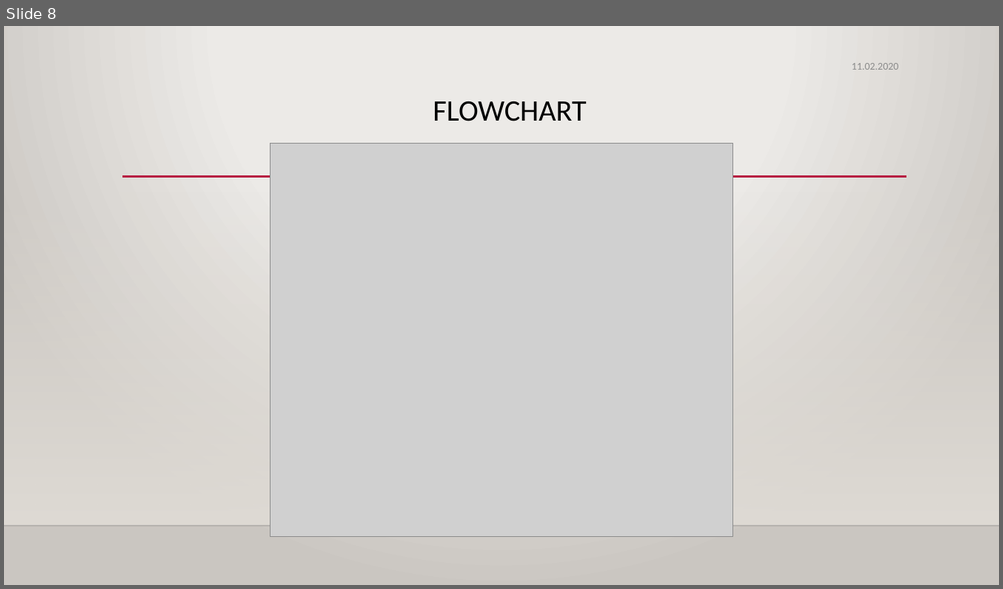
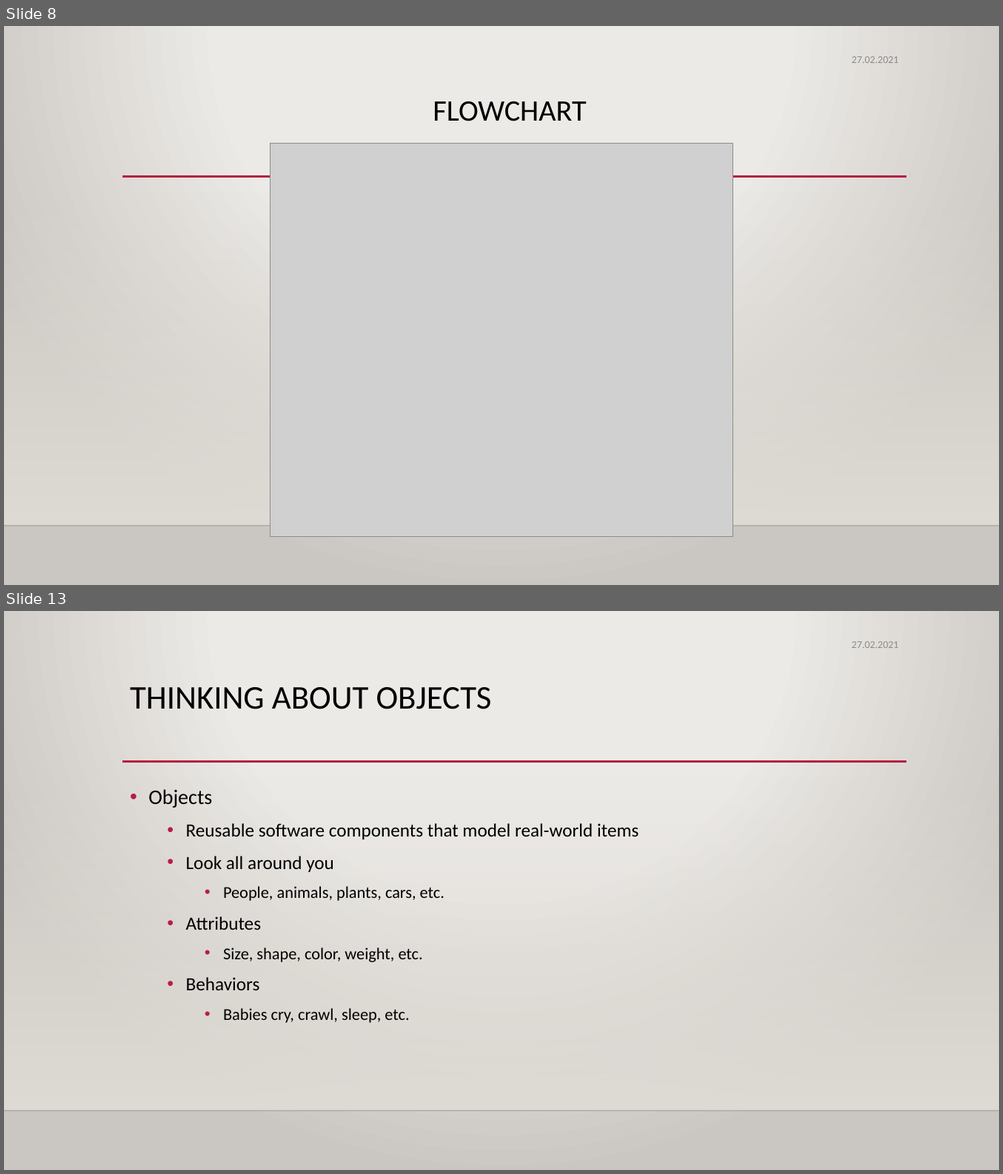
Before and after one commit to Tuyji/Medipol_OOP_2021, a slide deck: w1/w1_OOP_2021.pptx. Shown one above the other, each under a label of ours: slide 8 before the commit, slides 8 and 13 after it; the slides between them are not shown. The pictures are 1003x589 and 1003x1174 pixels, drawn with LibreOffice and Linux fonts; fonts in the diff are those of the drawing; grey boxes stand for pictures; background and template pictures are left out. Boxes give left, top, right and bottom in pixels: in the first picture for what was removed or moved away, otherwise in the second. Text is boxed around its words. In the diff, an @@ line names an element or a change of style, - is before the commit and + after.

```diff
--- a/w1/w1_OOP_2021.pptx
+++ b/w1/w1_OOP_2021.pptx
@@ slide 13 added at (x1=4, y1=611, x2=999, y2=1170), background gradient #ECEAE7 to #CAC7C1; not listed: 3 template elements that a slide beside it also shows @@
@@ text added at (x1=851, y1=641, x2=899, y2=648), 10 pt, text #8C8C8C @@
+27.02.2021
@@ title added at (x1=130, y1=687, x2=492, y2=709), 32 pt, text #000000 @@
+THINKING ABOUT OBJECTS
@@ text added at (x1=148, y1=789, x2=638, y2=1023), 18 pt, text #000000 @@
+• Objects
+  • Reusable software components that model real-world items
+  • Look all around you
+    • People, animals, plants, cars, etc.
+  • Attributes
+    • Size, shape, color, weight, etc.
+  • Behaviors
+    • Babies cry, crawl, sleep, etc.
@@ slide 8 changed as well @@
@@ text at (x1=851, y1=56, x2=899, y2=63): text changed @@
-11.02.2020
+27.02.2021
```
Also in this commit, not shown: 9 other slides changed, 8 other slides added, 11 other files.
